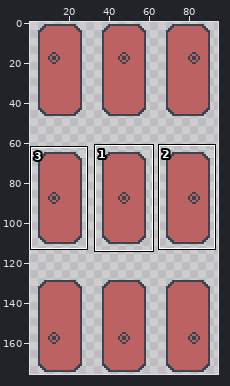
Edited in one commit: pixel-art file (assets/actor/enemy/aseprite/enemy.aseprite). The picture above shows the old version from afar; the outline marks the close-up.
Close-up. As it was:
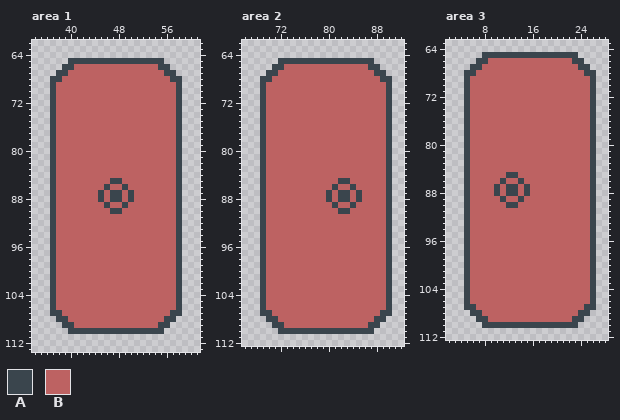
96x176 pixels, 1 frame. Shown: area 1: x 34..61, y 62..113; area 2: x 66..92, y 62..112; area 3: x 2..28, y 63..112. The wide view leaves out empty margins. The commit also changed other parts of the picture, which this record leaves out.
Palette (. is transparent): A #3a454d  B #bd6262
After the commit:
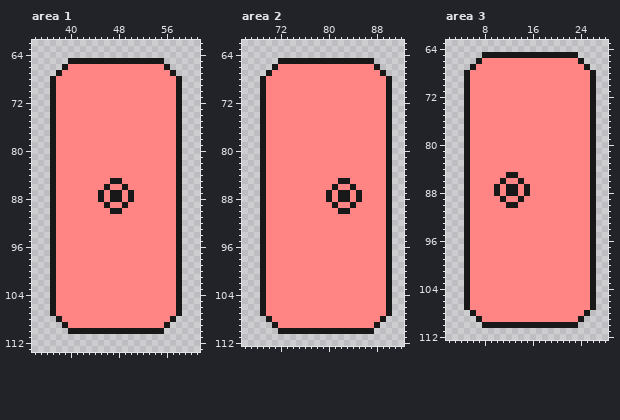
The edit:
colour A: #3a454d -> #181818
colour B: #bd6262 -> #ff8585
Area 1:
y 66: x 40 A -> B; x 55 A -> B
y 67: x 39 A -> B; x 56 A -> B
y 68: x 38 A -> B; x 57 A -> B
y 107: x 38 A -> B; x 57 A -> B
y 108: x 39 A -> B; x 56 A -> B
y 109: x 40 A -> B; x 55 A -> B
Area 2:
y 66: x 72 A -> B; x 87 A -> B
y 67: x 71 A -> B; x 88 A -> B
y 68: x 70 A -> B; x 89 A -> B
y 107: x 70 A -> B; x 89 A -> B
y 108: x 71 A -> B; x 88 A -> B
y 109: x 72 A -> B; x 87 A -> B
Area 3:
y 66: x 8 A -> B; x 23 A -> B
y 67: x 7 A -> B; x 24 A -> B
y 68: x 6 A -> B; x 25 A -> B
y 107: x 6 A -> B; x 25 A -> B
y 108: x 7 A -> B; x 24 A -> B
y 109: x 8 A -> B; x 23 A -> B
Changed places in both close-ups, as pixel boxes (x1, y1, x2, y2):
changed: (50, 58, 182, 334)
changed: (260, 58, 392, 334)
changed: (464, 52, 596, 328)
